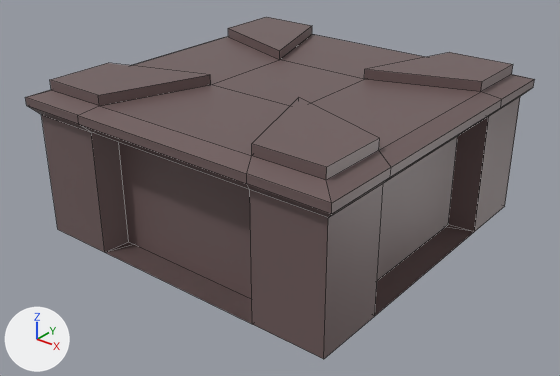
The FBX model Assets/Models/barrier.fbx: old version first, new version second.
Before and after are seen from a 50 mm lens placed at (6.39, -8.17, 5.5), pointed at (0.08, -0.28, 0.6). The axes (+X, +Y, +Z) are drawn at lower left. The lights are the same throughout. Mesh edges are drawn as thin lines. Where no turn or scale is listed for an object, it has been applied to the vertices.
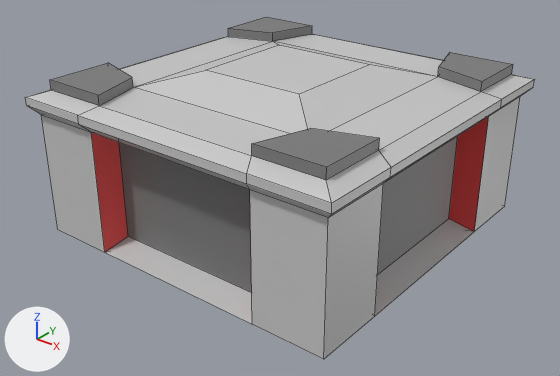
Commit message: updated barrier

Pixel boxes [x1, y1, x2, y2] of what changed, in the pictures (560 x 376 px):
'Cube', recoloured, reshaped
    both: [25, 17, 535, 359]
part 1 of me_cube_005, built on
    both: [51, 17, 513, 324]
part 2 of me_cube_005, recoloured
    both: [50, 65, 513, 180]

The change, as a list of edits to the scene's bpy script:
```text
Change mat_base:
    mat_base.base_color: (0.157, 0.105, 0.105) -> (0.593, 0.593, 0.593)  # brown #6e5b5b -> light grey #cacaca
Add mat_dark:
    mat_dark = principled_material('Dark')
    mat_dark.base_color = (0.196, 0.196, 0.196)  # grey #7a7a7a
Add mat_color:
    mat_color = principled_material('Color')
    mat_color.base_color = (0.8, 0.0575, 0.0575)  # red #e74444
Change me_cube_005:
    used by ob_cube; location = (0.0, 0.0, 1.0)
    verts and faces of me_cube_005; kept vertices keep their numbers, new ones are numbered from 100
    before: 28 (1.31, 2.0, -1.02), 29 (-1.31, 2.0, -1.02), 30 (-1.31, 2.0, 0.74), 31 (1.31, 2.0, 0.74), 32 (-1.31, -2.0, -1.02) at pixel (128, 241)
    before: 33 (1.31, -2.0, -1.02), 34 (1.31, -2.0, 0.74), 35 (-1.31, -2.0, 0.74), 36 (-2.0, 1.31, -1.02), 37 (-2.0, -1.31, -1.02)
    before: 38 (-2.0, -1.31, 0.74), 39 (-2.0, 1.31, 0.74), 40 (2.0, -1.31, -1.02), 41 (2.0, 1.31, -1.02) at pixel (448, 224), 42 (2.0, 1.31, 0.74)
    before: 43 (2.0, -1.31, 0.74), 78 (0.76, -0.76, 1.11), 79 (-0.76, -0.76, 1.11) at pixel (210, 84), 82 (0.76, 0.76, 1.11) at pixel (364, 79), 83 (-0.76, 0.76, 1.11) at pixel (279, 59)
    before: 94 (0.76, -0.76, 1.26) at pixel (298, 97), 95 (-0.76, -0.76, 1.26) at pixel (210, 74), 98 (0.76, 0.76, 1.26) at pixel (364, 69), 99 (-0.76, 0.76, 1.26) at pixel (279, 50)
    remove me_cube_005.from_pydata(...)  # 100 vertices, 98 faces; spans x -2.53..2.53, y -2.53..2.53, z -1.02..1.26
    add me_cube_005.from_pydata(...)  # 104 vertices, 102 faces; spans x -2.53..2.53, y -2.53..2.53, z -1.02..1.32
    me_cube_005 part 1
    add delete_faces([(78, 82, 83, 79)])
    add for i in [28, 29, 32, 33, 36, 37, 40, 41]: verts[i] += (0.0, 0.0, 0.1)
    add for i in [30, 31, 34, 35, 38, 39, 42, 43]: verts[i] += (0.0, 0.0, -0.09)
    add verts[78] = (1.51, -1.51, 1.11)  # moved
    add verts[94] = (1.51, -1.51, 1.26)  # moved, pixel (310, 128)
    add verts[79] = (-1.51, -1.51, 1.11)  # moved, pixel (133, 87)
    add verts[95] = (-1.51, -1.51, 1.26)  # moved, pixel (132, 77)
    add verts[82] = (1.51, 1.51, 1.11)  # moved, pixel (437, 76)
    add verts[98] = (1.51, 1.51, 1.26)  # moved, pixel (438, 66)
    add verts[83] = (-1.51, 1.51, 1.11)  # moved, pixel (272, 41)
    add verts[99] = (-1.51, 1.51, 1.26)  # moved, pixel (272, 32)
    add verts[100] = (0.81, 0.81, 1.32)  # pixel (369, 64)
    add verts[101] = (0.81, -0.81, 1.32)  # pixel (299, 94)
    add verts[102] = (-0.81, 0.81, 1.32)  # pixel (279, 45)
    add verts[103] = (-0.81, -0.81, 1.32)  # pixel (205, 70)
    add faces += [(82, 83, 102, 100), (100, 102, 103, 101), (78, 101, 103, 79), (79, 103, 102, 83), (78, 82, 100, 101)]  # mat_base (light grey #cacaca)
    me_cube_005 part 2: 24 faces spanning x -2.28..2.28, y -2.28..2.28, z -0.92..1.26 switch from mat_base (brown #6e5b5b) to mat_dark (grey #7a7a7a)
    add me_cube_005.materials.append(mat_color)  # red #e74444
```
